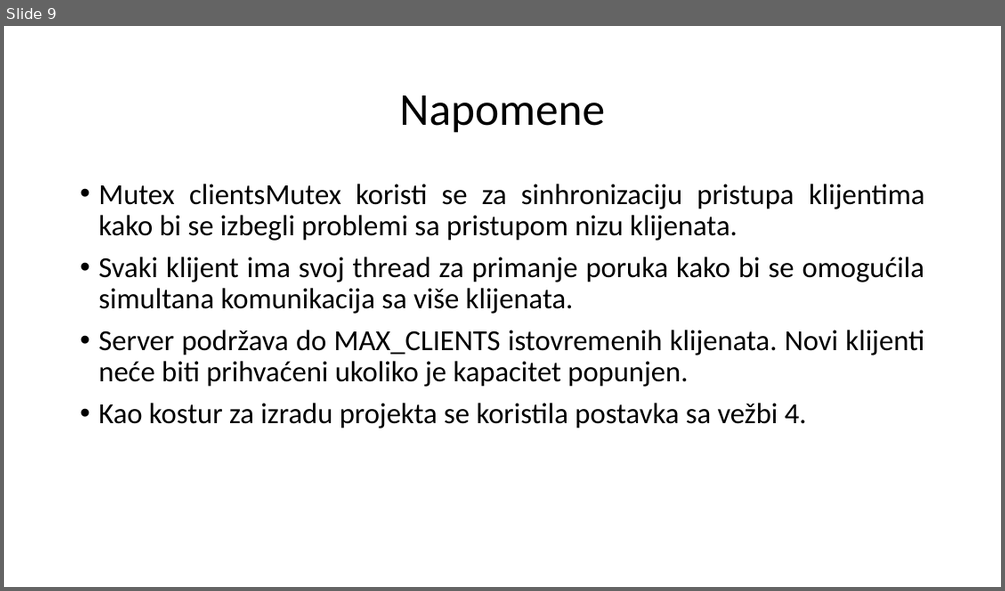
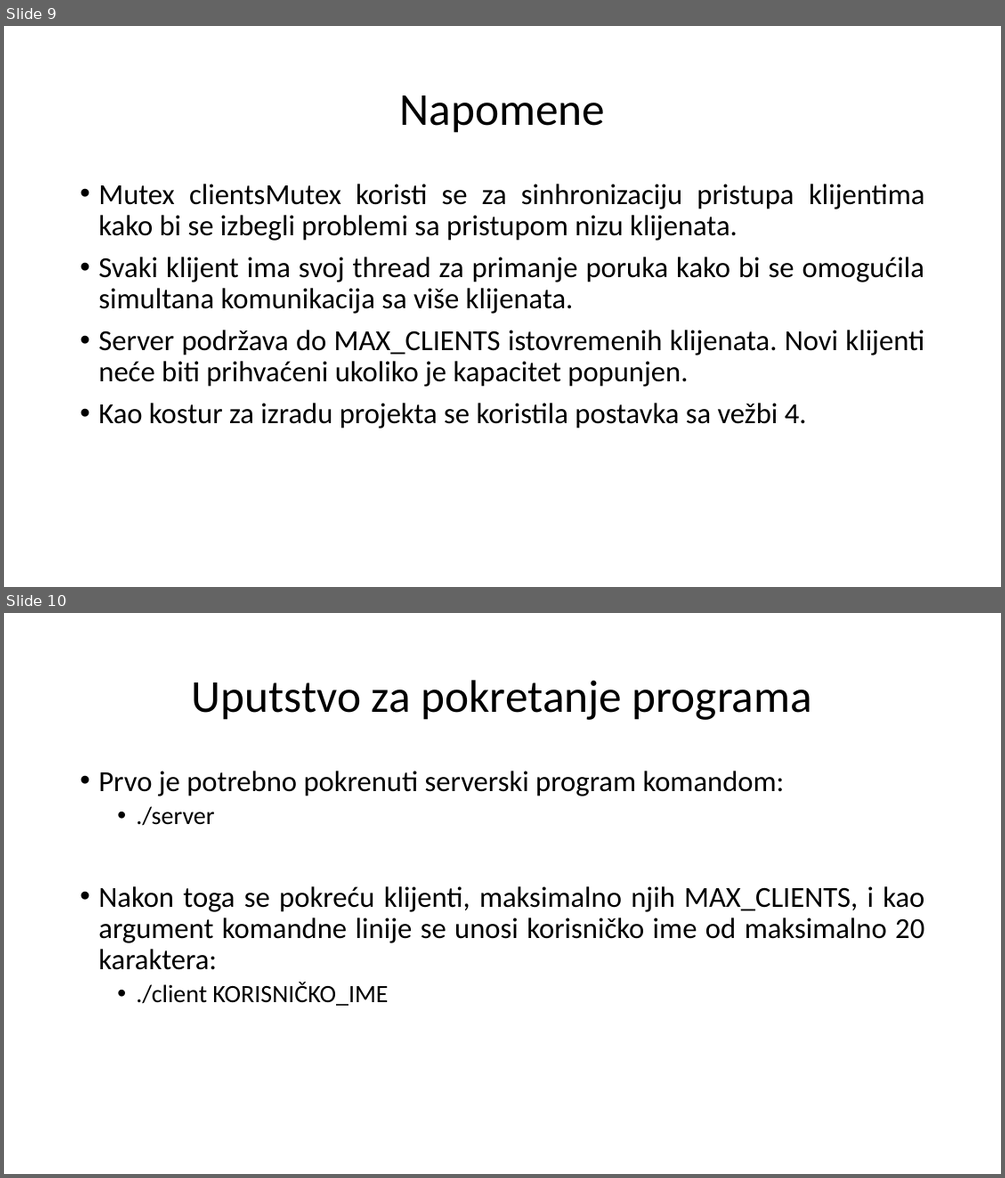
Before and after one commit to jovan-crncevic/orm_tcp_chat, a slide deck: TCP CHAT dokumentacija.pptx. Shown one above the other, each under a label of ours: slide 9 before the commit, slides 9 and 10 after it. The pictures are 1005x591 and 1005x1178 pixels, drawn with LibreOffice and Linux fonts; fonts in the diff are those of the drawing. Boxes give left, top, right and bottom in pixels: in the first picture for what was removed or moved away, otherwise in the second. Text is boxed around its words. In the diff, an @@ line names an element or a change of style, - is before the commit and + after.

```diff
--- a/TCP CHAT dokumentacija.pptx
+++ b/TCP CHAT dokumentacija.pptx
@@ slide 10 added at [4, 613, 1001, 1174], background #FFFFFF @@
@@ title added at [192, 680, 812, 720], 44 pt, text #000000 @@
+Uputstvo za pokretanje programa
@@ text added at [98, 771, 924, 1005], 28 pt, text #000000 @@
+• Prvo je potrebno pokrenuti serverski program komandom:
+  • ./server
+• Nakon toga se pokreću klijenti, maksimalno njih MAX_CLIENTS, i kao argument komandne linije se unosi korisničko ime od maksimalno 20 karaktera:
+  • ./client KORISNIČKO_IME
```
